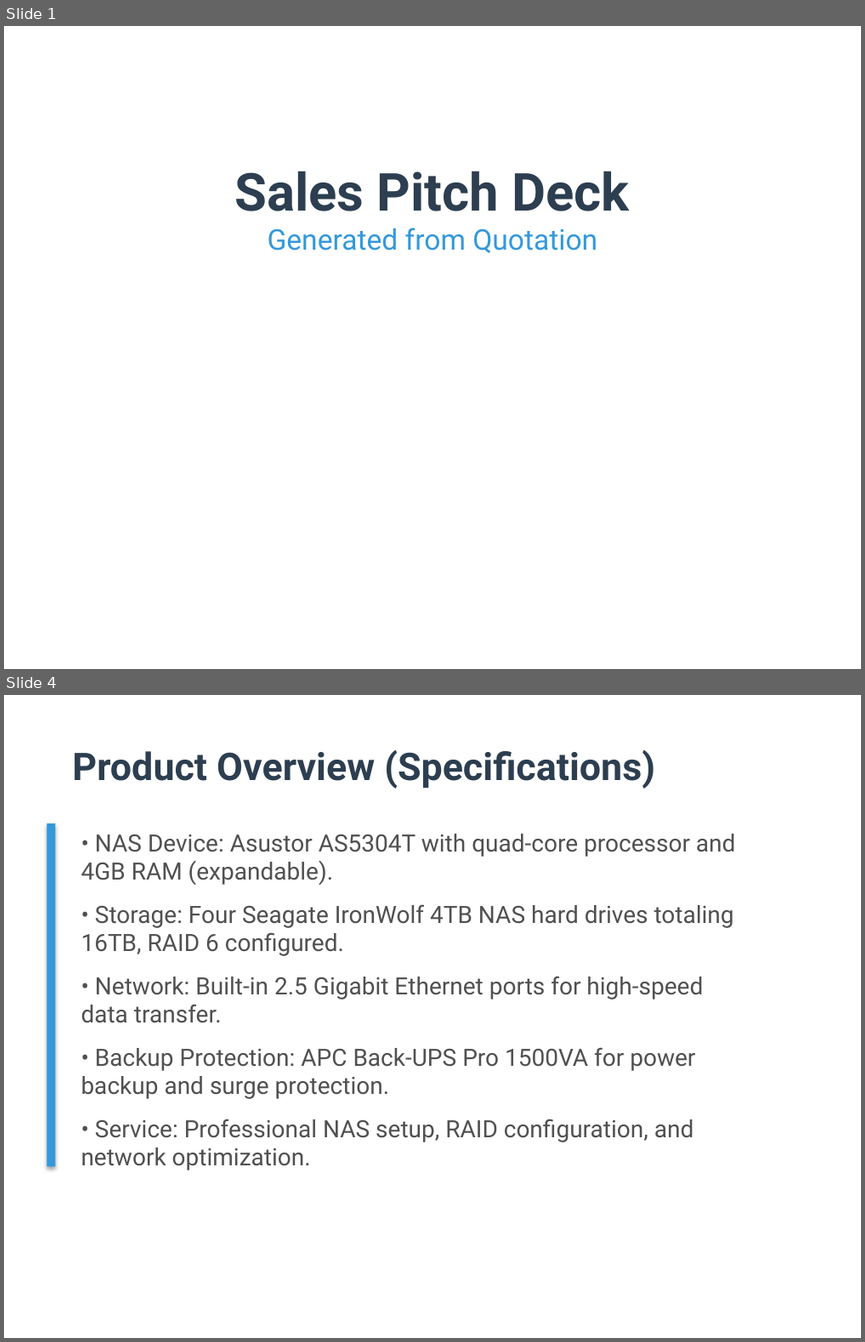
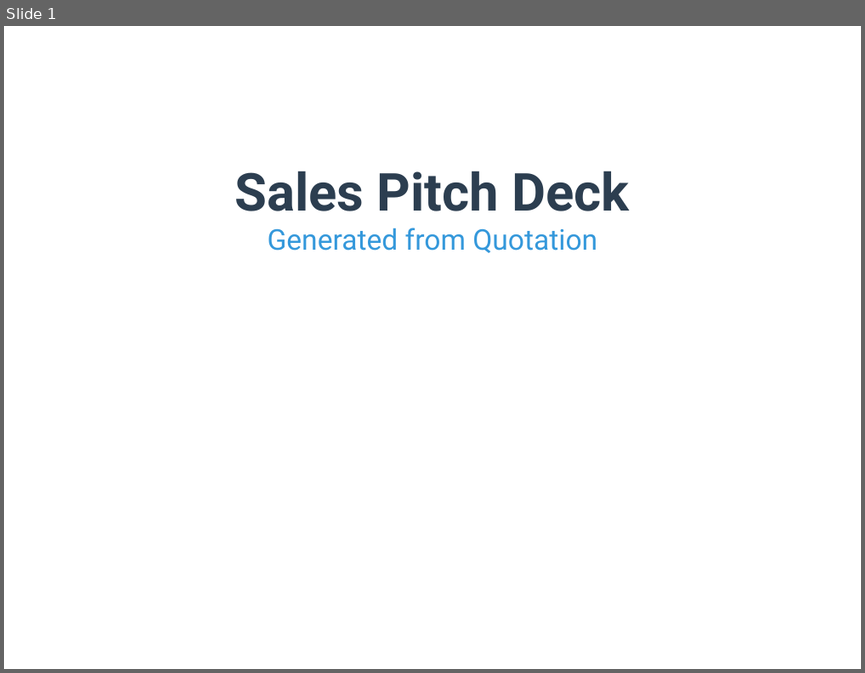
Before and after one commit to TejasGupta-27/b2b-sales-backend, a slide deck: Data/pitch_decks/pitch_deck_001.pptx. Shown one above the other, each under a label of ours: slides 1 and 4 before the commit, slide 1 after it; the slides between them are not shown. The pictures are 865x1342 and 865x673 pixels, drawn with LibreOffice and Linux fonts; fonts in the diff are those of the drawing. Boxes give left, top, right and bottom in pixels: in the first picture for what was removed or moved away, otherwise in the second. Text is boxed around its words. In the diff, an @@ line names an element or a change of style, - is before the commit and + after.

```diff
--- a/Data/pitch_decks/pitch_deck_001.pptx
+++ b/Data/pitch_decks/pitch_deck_001.pptx
@@ slide 4 removed at (4,695,861,1338), background #FFFFFF @@
@@ text removed at (72,750,655,789) @@
-Product Overview (Specifications)
@@ rectangle removed at (46,823,55,1166) @@
@@ text removed at (81,834,735,1170) @@
-• NAS Device: Asustor AS5304T with quad-core processor and 4GB RAM (expandable).
-• Storage: Four Seagate IronWolf 4TB NAS hard drives totaling 16TB, RAID 6 configured.
-• Network: Built-in 2.5 Gigabit Ethernet ports for high-speed data transfer.
-• Backup Protection: APC Back-UPS Pro 1500VA for power backup and surge protection.
-• Service: Professional NAS setup, RAID configuration, and network optimization.
```
Also in this commit, not shown: 1 slide changed, 8 slides added, 7 other slides removed, 13 other files.
